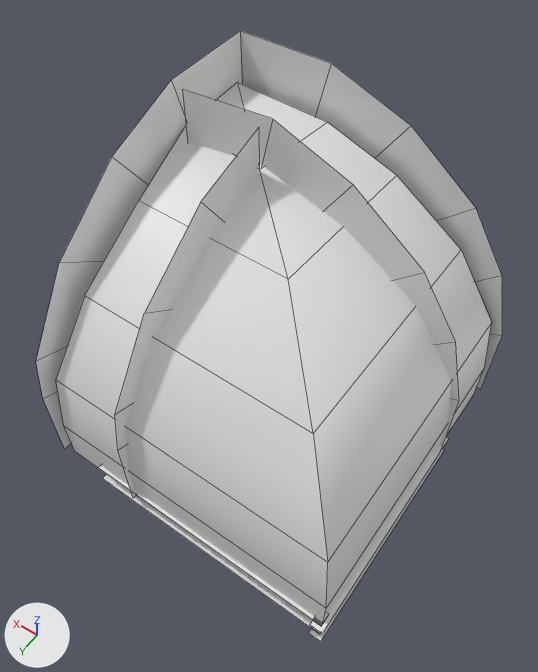
The FBX model SD_Fbx/SD_CelinigRoundOut.fbx as it was, and as the next commit left it.
One viewpoint serves both versions: a 50 mm lens placed at (-0.755, 1.113, 1.665), pointed at (0.016, 0.034, -0.03). Every picture has the same lights, and +X, +Y and +Z are marked at lower left. Mesh edges are drawn as thin lines. Materials are left out; every surface is plain grey.

In view in the first picture: 'SD_CelinigRoundOut'.
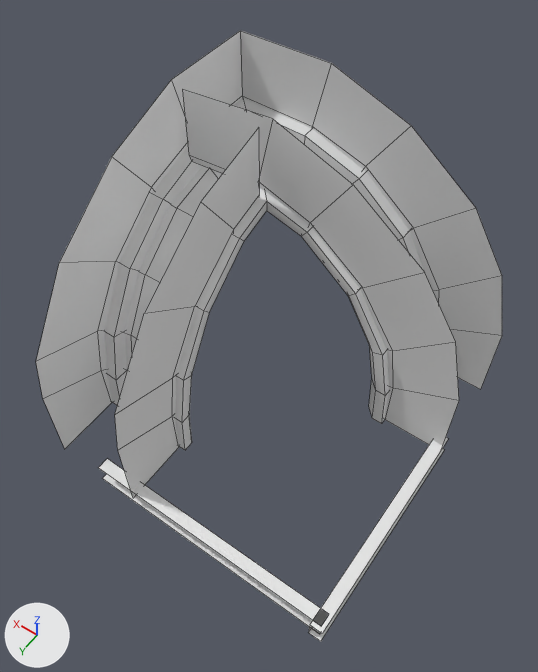
Commit message: SD_ceiling round

Where the change shows, as pixel boxes (x1, y1, x2, y2) in the pictures (538 x 672 px):
```json
{"part": 1, "of": "me_sd_celinigroundout", "change": "deleted", "before": [56, 82, 492, 622]}
```

Scene script edits in JSON lines:
```json
{"block": "me_sd_celinigroundout", "where": "me_sd_celinigroundout.from_pydata(...)  # 285 vertices, 210 faces; spans x -0.513..0.521, y -0.524..0.522, z -0.534..0.508"}
{"block": "me_sd_celinigroundout", "where": "# used by ob_sd_celinigroundout; location = (0.0, 0.0, 0.0)"}
{"block": "me_sd_celinigroundout", "change": "me_sd_celinigroundout part 1: the loose piece of 19 vertices spanning x -0.499..0.494, y -0.469..0.497, z -0.5..0.347 is deleted"}
```
